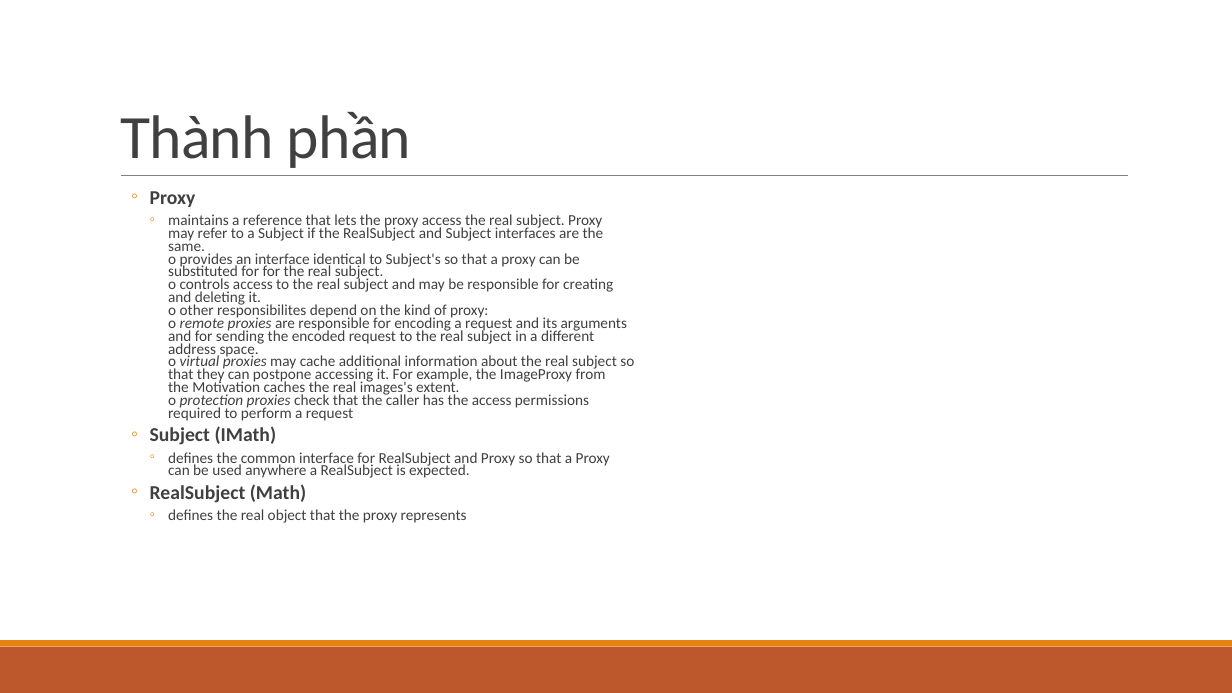
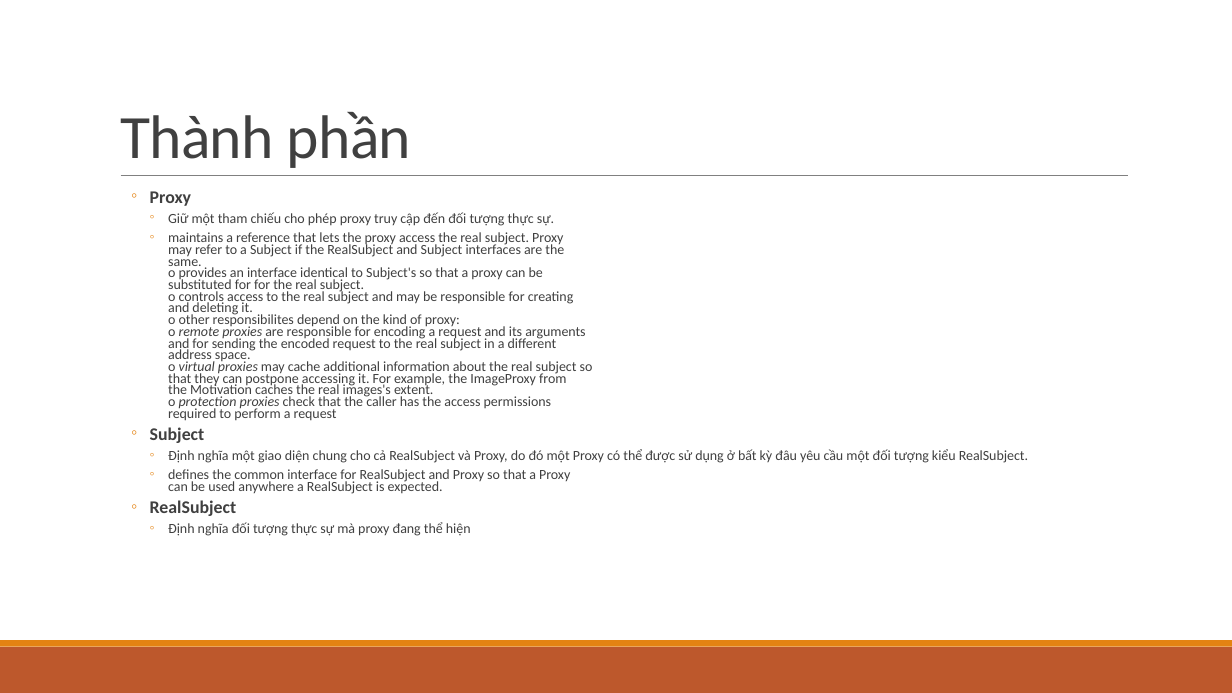
Before and after one commit to ChrisJamison/design_pattern, a slide deck: slide 22 of DP version 1.1.pptx. Drawn at 1232x693 pixels with LibreOffice and Linux fonts; fonts in the diff are those of the drawing. Boxes give left, top, right and bottom in pixels: in the first picture for what was removed or moved away, otherwise in the second. Text is boxed around its words. In the diff, an @@ line names an element or a change of style, - is before the commit and + after.

```diff
--- a/DP version 1.1.pptx
+++ b/DP version 1.1.pptx
@@ text at (150, 191, 593, 494): size 15.3 to 13.9 pt in "Proxy"; size 11.9 to 10.8 pt in "maintains a reference that lets the proxy ...", "defines the common interface for RealSubject and ..." @@
@@ text at (168, 212, 554, 226): paragraph added @@
+    ◦ Giữ một tham chiếu cho phép proxy truy cập đến đối tượng thực sự.
@@ text at (150, 427, 1028, 463): text changed; size 15.3 to 10.8 pt; bold off @@
-  ◦ Subject (IMath)
+  ◦ Subject
+    ◦ Định nghĩa một giao diện chung cho cả RealSubject và Proxy, do đó một Proxy có thể được sử dụng ở bất kỳ đâu yêu cầu một đối tượng kiểu RealSubject.
@@ text at (150, 500, 471, 536): text changed; size 11.9 to 10.8 pt @@
-  ◦ RealSubject (Math)
-    ◦ defines the real object that the proxy represents
+  ◦ RealSubject
+    ◦ Định nghĩa đối tượng thực sự mà proxy đang thể hiện
```
Also in this commit, not shown: 7 other slides changed, 1 slide added, 1 slide removed.
